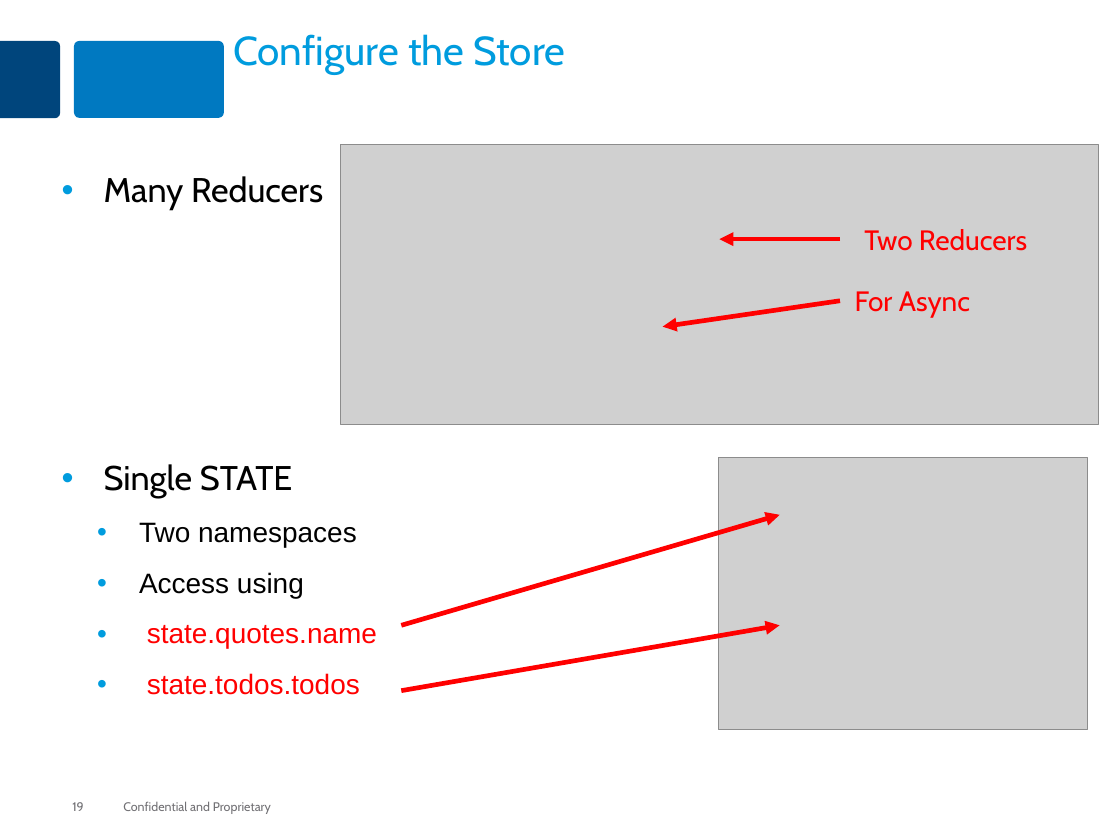
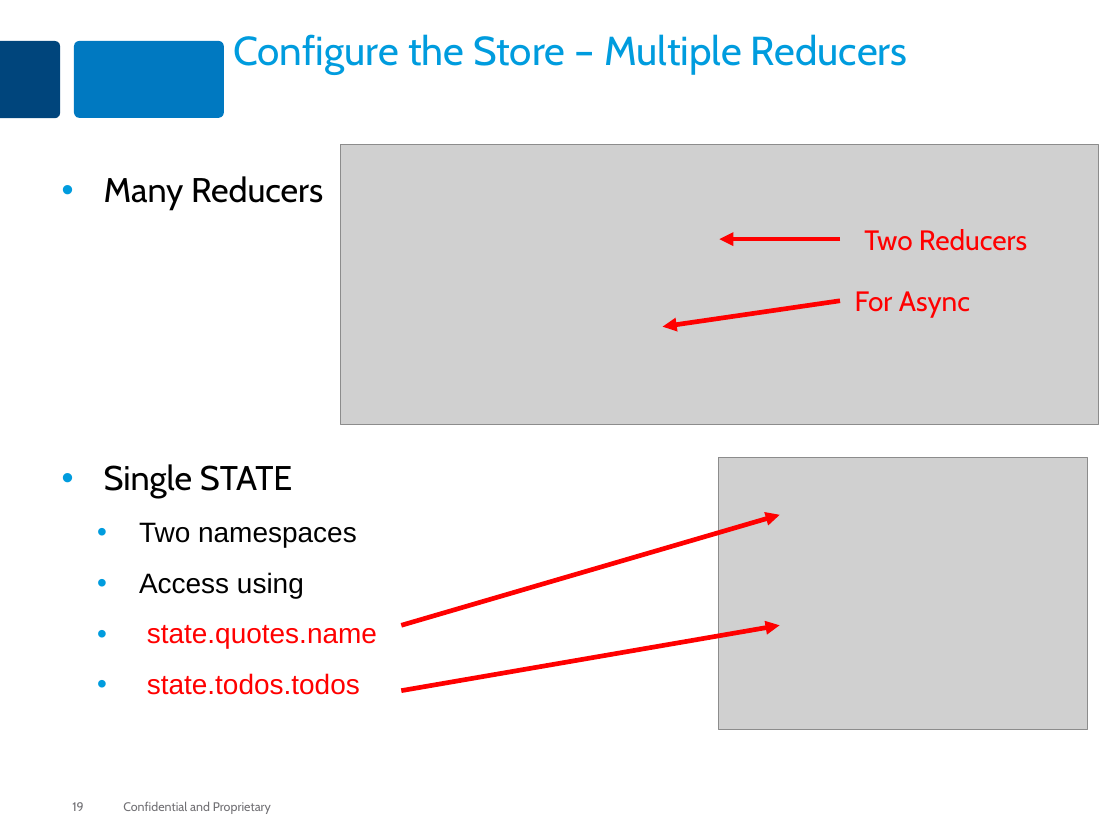
Before and after one commit to MaxMillington/react_practice, a slide deck: slide 19 of lesson-react-40-redux/react-redux.pptx. Drawn at 1120x840 pixels with LibreOffice and Linux fonts; fonts in the diff are those of the drawing; grey boxes stand for pictures. Boxes give left, top, right and bottom in pixels: in the first picture for what was removed or moved away, otherwise in the second. Text is boxed around its words. In the diff, an @@ line names an element or a change of style, - is before the commit and + after.

```diff
--- a/lesson-react-40-redux/react-redux.pptx
+++ b/lesson-react-40-redux/react-redux.pptx
@@ title at bbox=[233, 34, 908, 74]: text changed @@
-Configure the Store
+Configure the Store – Multiple Reducers
```
Also in this commit, not shown: 2 other slides changed.
